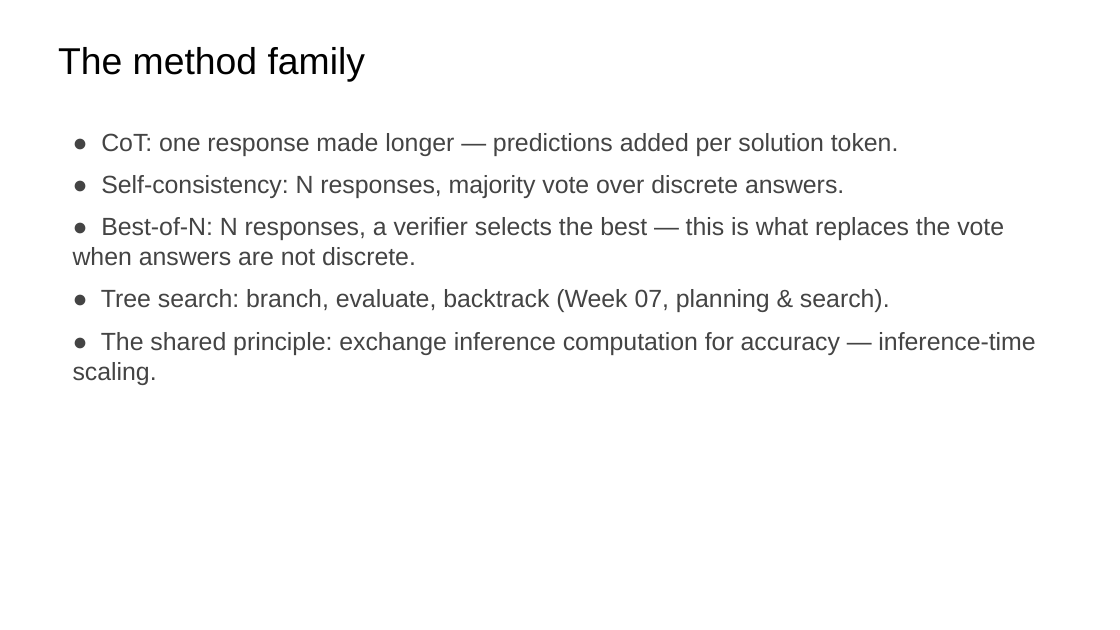
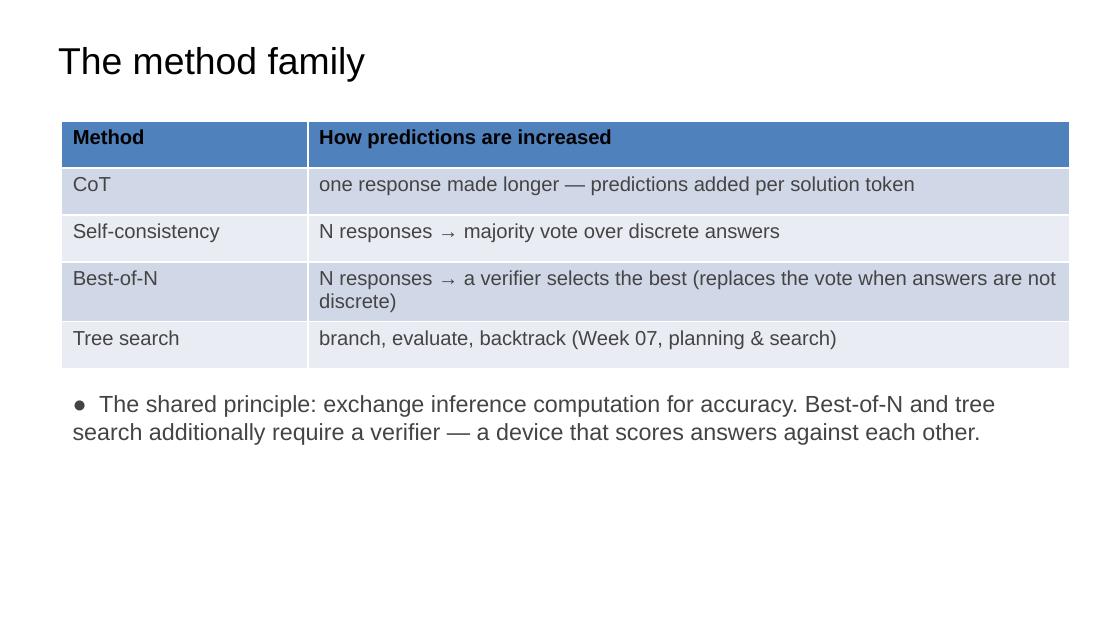
Before and after one commit to ralbu85/stml_2026, a slide deck: slide 28 of lectures/week02/slides-draft-w2.pptx. Drawn at 1120x630 pixels with LibreOffice and Linux fonts; fonts in the diff are those of the drawing. Boxes give left, top, right and bottom in pixels: in the first picture for what was removed or moved away, otherwise in the second. Text is boxed around its words. In the diff, an @@ line names an element or a change of style, - is before the commit and + after.

```diff
--- a/lectures/week02/slides-draft-w2.pptx
+++ b/lectures/week02/slides-draft-w2.pptx
@@ table added at box(62, 121, 1070, 356), 5 rows, 2 columns @@
+Method | How predictions are increased
+CoT | one response made longer — predictions added per solution token
+Self-consistency | N responses → majority vote over discrete answers
+Best-of-N | N responses → a verifier selects the best (replaces the vote when answers are not discrete)
+Tree search | branch, evaluate, backtrack (Week 07, planning & search)
@@ text removed at box(73, 133, 1035, 385) @@
-● CoT: one response made longer — predictions added per solution token.
-● Self-consistency: N responses, majority vote over discrete answers.
-● Best-of-N: N responses, a verifier selects the best — this is what replaces the vote when answers are not discrete.
-● Tree search: branch, evaluate, backtrack (Week 07, planning & search).
-● The shared principle: exchange inference computation for accuracy — inference-time scaling.
@@ text added at box(73, 395, 995, 445), 15 pt, text #444444 @@
+● The shared principle: exchange inference computation for accuracy. Best-of-N and tree search additionally require a verifier — a device that scores answers against each other.
```
Also in this commit, not shown: 22 other slides changed, 1 slide added, 1 slide removed, 2 other files.
